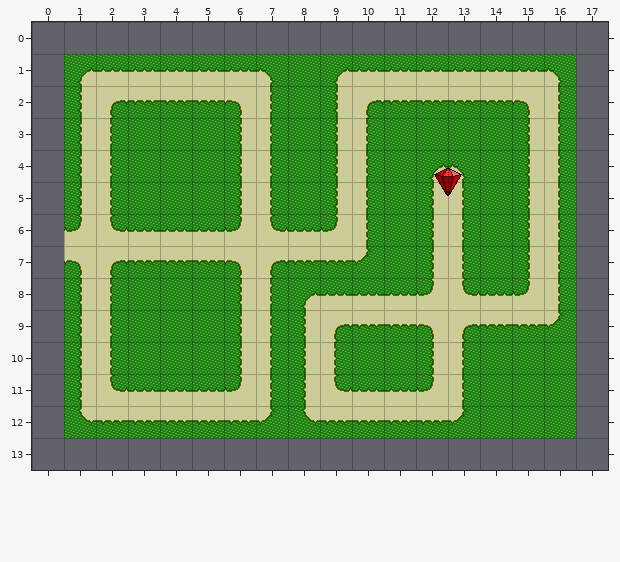
Two states of a Tiled map, assets/map1.tmx. Above, as it was before the edit.
Cells are 32x32 px. Shown: x 0..17, y 0..13. The old version is drawn lined up with the new one.
New version:
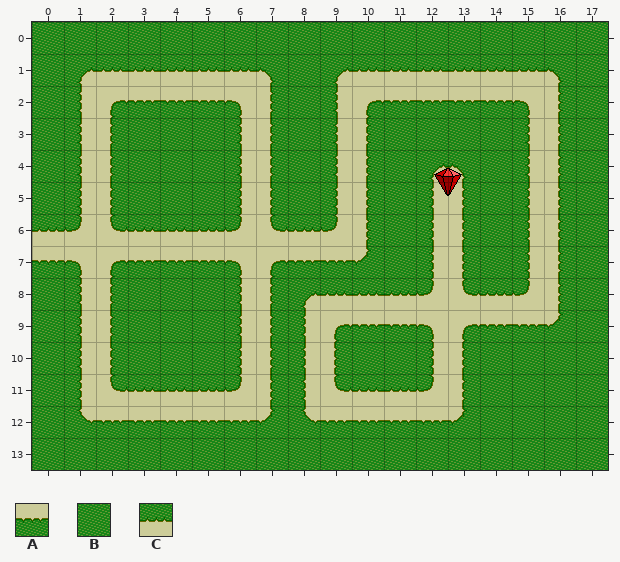
Key: from "Green Tiles": A 1, B 6, C 11.
_ is an empty cell.
Diff:
map size 16x12 -> 18x14 cells (old content now starts at 1,1; both pictures use the new coordinates)
Layer "Walls":
y 0: x 0..17 __________________ -> BBBBBBBBBBBBBBBBBB
y 1..5: x 0 _ -> B; x 17 _ -> B
y 6: x 0 _ -> C; x 17 _ -> B
y 7: x 0 _ -> A; x 17 _ -> B
y 8..12: x 0 _ -> B; x 17 _ -> B
y 13: x 0..17 __________________ -> BBBBBBBBBBBBBBBBBB
